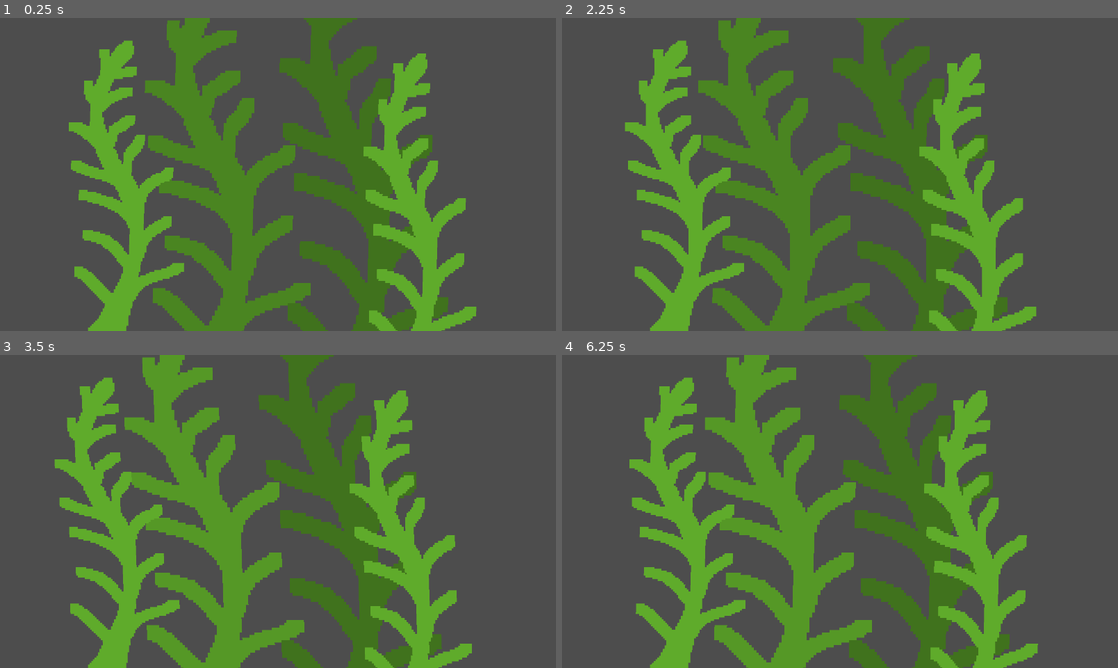
Above: before the commit, frames 1-4 (two rows, left to right).
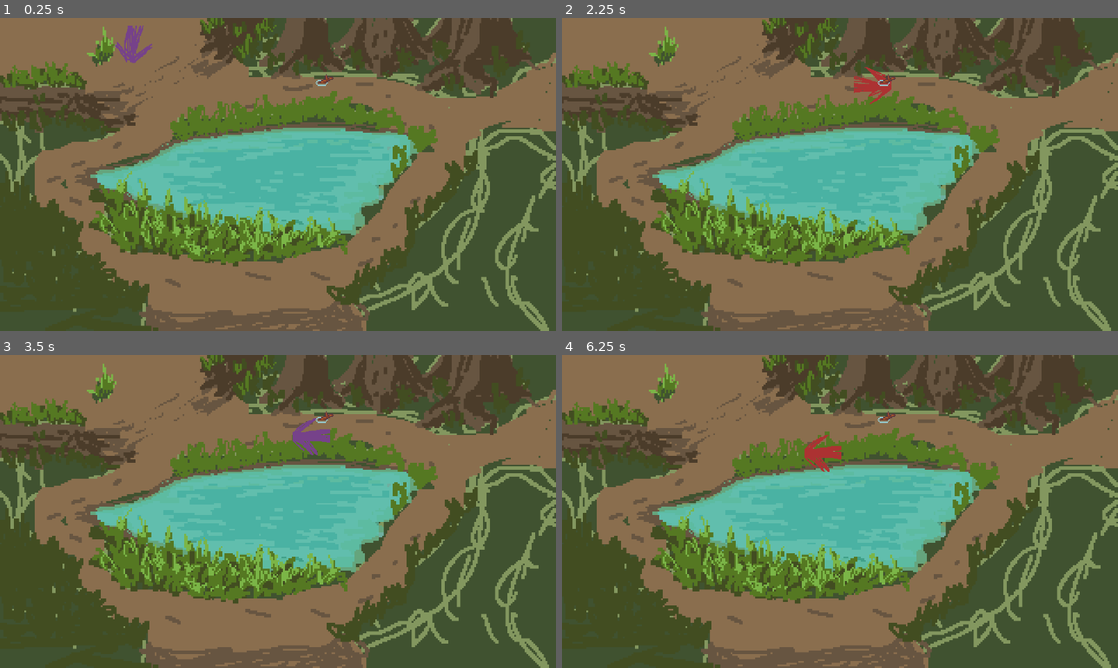
Above: after the commit, the same moments.

Repository: heinrichstr/adventure-game
Game: Godot game, scene res://scenes/main.tscn
Two runs of this game, one before a commit and one after it. Both use one fixed random seed, a clock stepped at 60 frames per second and the inputs below. Before the commit the project starts from res://scenes/forage/meadow-1.tscn.
Inputs (mouse positions are in pixels of both pictures, inside the frame that each line leads up to):
- Up to frame 1 (0.25 s): no input
- Up to frame 2 (2.25 s): move the mouse to (912, 52) at 0.52 s; press the mouse at (912, 52) at 0.53 s; move the mouse to (1051, 24) at 1.27 s; release the mouse at (1051, 24) at 1.28 s; click (1051, 24) at 1.35 s; move the mouse to (1067, 124) at 2.02 s; press the mouse at (1067, 124) at 2.03 s
- Up to frame 3 (3.5 s): move the mouse to (211, 439) at 2.77 s; release the mouse at (211, 439) at 2.78 s; click (211, 439) at 2.85 s
- Up to frame 4 (6.25 s): move the mouse to (1006, 558) at 3.52 s; press the mouse at (1006, 558) at 3.53 s; move the mouse to (673, 464) at 4.27 s; release the mouse at (673, 464) at 4.28 s; click (673, 464) at 4.35 s; move the mouse to (867, 511) at 5.02 s; press the mouse at (867, 511) at 5.03 s; move the mouse to (756, 433) at 5.77 s; release the mouse at (756, 433) at 5.78 s; click (756, 433) at 5.85 s

The runs differ from the first frame. In frame 1, 97% of the frame differs, in the area x 0-100%, y 0-100%; in frame 2, 97%; in frame 3, 99%; in frame 4, 99%.

Commit message:
hook up forage plants to updating on click

Diff:
--- a/project.godot
+++ b/project.godot
@@ -11,7 +11,7 @@
 [application]
 
 config/name="adventure-game"
-run/main_scene="res://scenes/forage/meadow-1.tscn"
+run/main_scene="res://scenes/main.tscn"
 config/features=PackedStringArray("4.0", "Forward Plus")
 config/icon="res://assets/static/icon.svg"
 
--- a/scenes/forage/Area2D.gd
+++ b/scenes/forage/Area2D.gd
@@ -2,11 +2,16 @@
 
 var moused = false
 var brushed_aside = false
+@export var left = false
 @export var colorBase = 0.9
 
 # Called when the node enters the scene tree for the first time.
 func _ready():
 	self.modulate = Color(colorBase,colorBase,colorBase,1)
+	if self.global_position.x > 950:
+		left = false
+	else:
+		left = true
 
 
 # Called every frame. 'delta' is the elapsed time since the previous frame.
@@ -15,15 +20,18 @@
 
 
 func _on_mouse_entered():
-	self.modulate = Color(colorBase + .1,colorBase + .1,colorBase + .1,1)
-	moused = true
+	if brushed_aside == false:
+		moused = true
 
 
 func _on_mouse_exited():
-	self.modulate = Color(colorBase,colorBase,colorBase,1)
+	#elf.modulate = Color(colorBase-0.1,colorBase-0.1,colorBase-0.1,1)
 	moused = false
 
 
-func _on_input_event(viewport, event, shape_idx):
-	if event.is_action_pressed('click') && moused:
-		brushed_aside = true
+func highlight():
+	self.modulate = Color(colorBase,colorBase,colorBase,1)
+
+
+func lowlight():
+	self.modulate = Color(colorBase-0.2,colorBase-0.2,colorBase-0.2,1)
--- a/scenes/forage/meadow-1.gd
+++ b/scenes/forage/meadow-1.gd
@@ -1,11 +1,41 @@
 extends Node2D
 
+
+var activePlants = []
+var top_plant
+var top_plant_z = -1
 
 # Called when the node enters the scene tree for the first time.
 func _ready():
 	pass
 
 
-# Called every frame. 'delta' is the elapsed time since the previous frame.
-func _process(delta):
-	pass
+func _unhandled_input(event):
+	#if clicked, interact with the plant on top under the mouse
+	if event.is_action_pressed('click') && top_plant:
+		if top_plant.left == true:
+			top_plant.get_node("AnimatedSprite2D").frame = 1
+			top_plant.brushed_aside = true
+		else:
+			top_plant.get_node("AnimatedSprite2D").frame = 2
+			top_plant.brushed_aside = true
+
+	#if not click, decide which plant under the mouse is on top
+	else:
+		#reset ordering
+		activePlants = []
+		top_plant_z = -1
+
+		for c in get_children():
+			#build list of active plants
+			c.lowlight()
+			if c.moused && c.brushed_aside == false:
+				activePlants.push_back(c)
+
+		for activePlant in activePlants:
+			#get top plant
+			if activePlant.z_index > top_plant_z:
+				top_plant = activePlant
+
+		if top_plant:
+			top_plant.highlight()
--- a/scenes/forage/meadow-1.tscn
+++ b/scenes/forage/meadow-1.tscn
@@ -1,23 +1,57 @@
-[gd_scene load_steps=3 format=3 uid="uid://wjh47y0m6qo2"]
+[gd_scene load_steps=5 format=3 uid="uid://wjh47y0m6qo2"]
 
 [ext_resource type="Script" path="res://scenes/forage/meadow-1.gd" id="1_h23cx"]
 [ext_resource type="PackedScene" uid="uid://bd24oamf10s61" path="res://scenes/forage/meadow-plant-1.tscn" id="2_ggl14"]
+[ext_resource type="Shader" path="res://scenes/forage/meadow-1.gdshader" id="4_oftmu"]
+
+[sub_resource type="ShaderMaterial" id="ShaderMaterial_g2ata"]
+shader = ExtResource("4_oftmu")
+shader_parameter/speed = 1.0
+shader_parameter/minStrength = 0.05
+shader_parameter/maxStrength = 0.01
+shader_parameter/strengthScale = 100.0
+shader_parameter/interval = 3.5
+shader_parameter/detail = 1.0
+shader_parameter/distortion = null
+shader_parameter/heightOffset = null
+shader_parameter/offset = 0.0
 
 [node name="meadow-1" type="Node2D"]
+material = SubResource("ShaderMaterial_g2ata")
 script = ExtResource("1_h23cx")
 
-[node name="MeadowPlant2" parent="." instance=ExtResource("2_ggl14")]
-position = Vector2(1210, 114)
+[node name="MeadowPlant6" parent="." instance=ExtResource("2_ggl14")]
+position = Vector2(1085, 348)
 scale = Vector2(15.4485, 15.4485)
+left = true
 colorBase = 0.7
 
 [node name="MeadowPlant3" parent="." instance=ExtResource("2_ggl14")]
-position = Vector2(1687, 18)
+position = Vector2(1324, 224)
 scale = Vector2(15.7068, 18.2509)
-colorBase = 0.6
+colorBase = 0.7
+
+[node name="MeadowPlant7" parent="." instance=ExtResource("2_ggl14")]
+position = Vector2(1804, 208)
+scale = Vector2(15.7068, 18.2509)
+colorBase = 0.7
+
+[node name="MeadowPlant2" parent="." instance=ExtResource("2_ggl14")]
+position = Vector2(668, 341)
+scale = Vector2(15.4485, 15.4485)
+left = true
+colorBase = 0.7
 
 [node name="MeadowPlant4" parent="." instance=ExtResource("2_ggl14")]
-position = Vector2(1738, 363)
+position = Vector2(1612, 498)
 scale = Vector2(10.5115, 12.2142)
 
 [node name="MeadowPlant" parent="." instance=ExtResource("2_ggl14")]
+position = Vector2(258, 566)
+left = true
+colorBase = 0.8
+
+[node name="MeadowPlant5" parent="." instance=ExtResource("2_ggl14")]
+position = Vector2(919, 597)
+scale = Vector2(10.767, 10.767)
+left = true
--- a/scenes/forage/meadow-plant-1.tscn
+++ b/scenes/forage/meadow-plant-1.tscn
@@ -4,41 +4,41 @@
 [ext_resource type="Shader" path="res://scenes/forage/meadow-1.gdshader" id="2_mkkhw"]
 [ext_resource type="Texture2D" uid="uid://bmhic1lt64v5g" path="res://assets/sprites/forage/meadow/meadow-plant-1.png" id="3_18srb"]
 
-[sub_resource type="ShaderMaterial" id="ShaderMaterial_khinr"]
+[sub_resource type="ShaderMaterial" id="ShaderMaterial_wqcbd"]
 shader = ExtResource("2_mkkhw")
 shader_parameter/speed = 1.0
 shader_parameter/minStrength = 0.05
-shader_parameter/maxStrength = 0.05
+shader_parameter/maxStrength = 0.01
 shader_parameter/strengthScale = 100.0
 shader_parameter/interval = 3.5
 shader_parameter/detail = 1.0
-shader_parameter/distortion = 0.395
+shader_parameter/distortion = null
 shader_parameter/heightOffset = null
 shader_parameter/offset = 0.0
 
-[sub_resource type="AtlasTexture" id="AtlasTexture_2mjo2"]
+[sub_resource type="AtlasTexture" id="AtlasTexture_wkhhj"]
 atlas = ExtResource("3_18srb")
-region = Rect2(0, 0, 100, 180)
+region = Rect2(0, 0, 200, 180)
 
-[sub_resource type="AtlasTexture" id="AtlasTexture_t7yrr"]
+[sub_resource type="AtlasTexture" id="AtlasTexture_4vt4n"]
 atlas = ExtResource("3_18srb")
-region = Rect2(100, 0, 100, 180)
+region = Rect2(200, 0, 200, 180)
 
-[sub_resource type="AtlasTexture" id="AtlasTexture_e2nob"]
+[sub_resource type="AtlasTexture" id="AtlasTexture_3e4wv"]
 atlas = ExtResource("3_18srb")
-region = Rect2(200, 0, 100, 180)
+region = Rect2(400, 0, 200, 180)
 
-[sub_resource type="SpriteFrames" id="SpriteFrames_cy362"]
+[sub_resource type="SpriteFrames" id="SpriteFrames_0u4b4"]
 animations = [{
 "frames": [{
-"duration": 10.0,
-"texture": SubResource("AtlasTexture_2mjo2")
+"duration": 1.0,
+"texture": SubResource("AtlasTexture_wkhhj")
 }, {
-"duration": 10.0,
-"texture": SubResource("AtlasTexture_t7yrr")
+"duration": 1.0,
+"texture": SubResource("AtlasTexture_4vt4n")
 }, {
-"duration": 10.0,
-"texture": SubResource("AtlasTexture_e2nob")
+"duration": 1.0,
+"texture": SubResource("AtlasTexture_3e4wv")
 }],
 "loop": true,
 "name": &"default",
@@ -46,21 +46,19 @@
 }]
 
 [node name="MeadowPlant" type="Area2D"]
-position = Vector2(731, 289.4)
 scale = Vector2(10.74, 10.74)
 script = ExtResource("1_ibxww")
 
 [node name="CollisionPolygon2D" type="CollisionPolygon2D" parent="."]
+position = Vector2(26.3501, -23.2775)
 polygon = PackedVector2Array(-28.771, -20.6145, -26.5363, -14.9348, -27.8399, -12.9795, -24.8603, -10.5587, -27.8399, - …(862 unchanged characters)…
+metadata/_edit_lock_ = true
 
 [node name="AnimatedSprite2D" type="AnimatedSprite2D" parent="."]
-material = SubResource("ShaderMaterial_khinr")
-position = Vector2(-62.5698, 37.1136)
-scale = Vector2(0.558659, 0.558659)
-sprite_frames = SubResource("SpriteFrames_cy362")
-frame_progress = 0.961339
-offset = Vector2(65.8333, -24.6667)
+material = SubResource("ShaderMaterial_wqcbd")
+scale = Vector2(0.545986, 0.545986)
+sprite_frames = SubResource("SpriteFrames_0u4b4")
+metadata/_edit_lock_ = true
 
-[connection signal="input_event" from="." to="." method="_on_input_event"]
 [connection signal="mouse_entered" from="." to="." method="_on_mouse_entered"]
 [connection signal="mouse_exited" from="." to="." method="_on_mouse_exited"]
--- a/scenes/ui/ForageOverlay.tscn
+++ b/scenes/ui/ForageOverlay.tscn
@@ -1,7 +1,8 @@
-[gd_scene load_steps=5 format=3 uid="uid://dqmxihyc4i8r1"]
+[gd_scene load_steps=6 format=3 uid="uid://dqmxihyc4i8r1"]
 
 [ext_resource type="Script" path="res://ForageOverlay.gd" id="1_wrkff"]
 [ext_resource type="Texture2D" uid="uid://bfdy6pa6entqd" path="res://assets/sprites/ui/forage-background.png" id="2_f70pk"]
+[ext_resource type="Texture2D" uid="uid://dr5xynwitc8gr" path="res://assets/sprites/ui/meadow-background.png" id="3_njw3t"]
 [ext_resource type="Texture2D" uid="uid://v4fdjvtu70ek" path="res://assets/sprites/ui/close-btn.png" id="3_x8vy1"]
 [ext_resource type="Script" path="res://scenes/ui/TextureButton.gd" id="4_v3j2e"]
 
@@ -13,6 +14,11 @@
 scale = Vector2(6, 6)
 texture = ExtResource("2_f70pk")
 offset = Vector2(160, 90)
+
+[node name="BackgroundColor" type="Sprite2D" parent="."]
+position = Vector2(960, 540)
+scale = Vector2(6.18667, 6.35)
+texture = ExtResource("3_njw3t")
 
 [node name="TextureButton" type="TextureButton" parent="."]
 modulate = Color(1, 1, 1, 0)
Binary file changed: assets/sprites/forage/meadow/meadow-plant-1.png
Binary file added: assets/sprites/ui/meadow-background.png
Not shown, added: assets/sprites/ui/meadow-background.png.import
